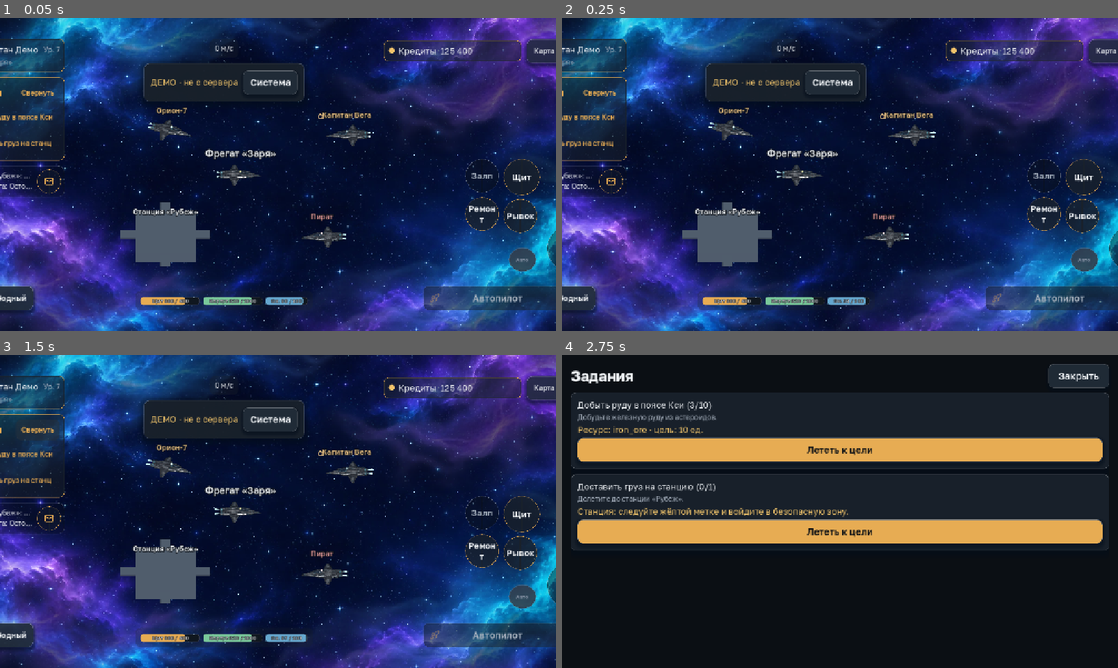
Above: before the commit, frames 1-4 (two rows, left to right).
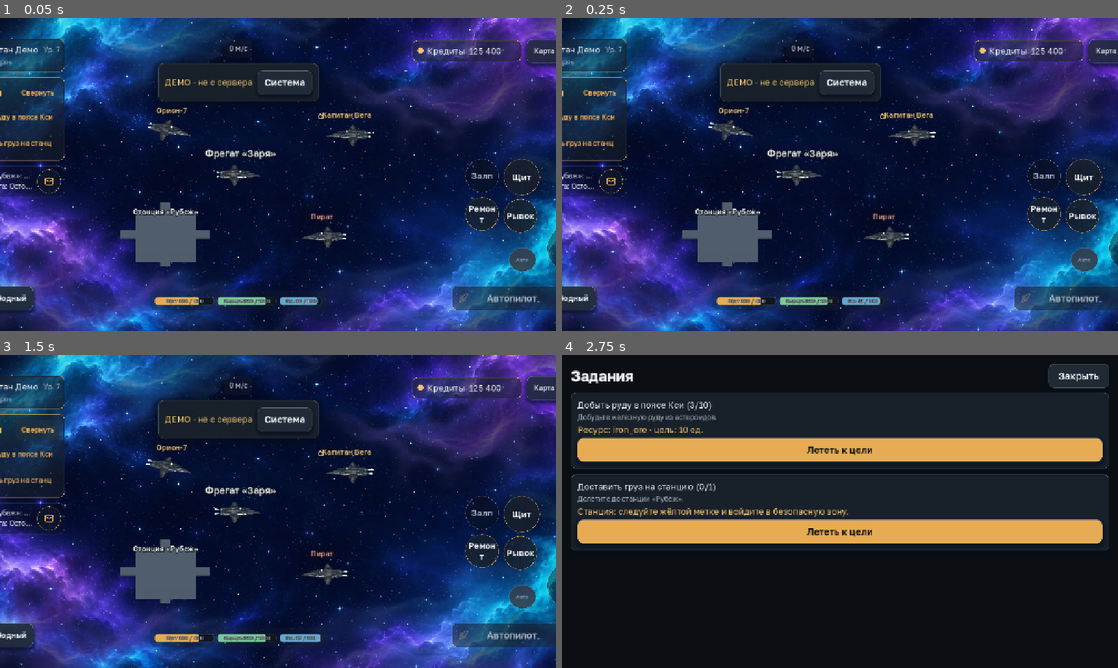
Above: after the commit, the same moments.

Repository: maillunex-lang/CosmocRPG
Game: Godot game, scene res://scenes/space.tscn
Same seed, same stepped clock (60 frames per second), same inputs: the game is played once before the commit and once after it. This scene is started directly instead of the project's main scene.
Inputs:
- Up to frame 1 (0.05 s): no input
- Up to frame 2 (0.25 s): no input
- Up to frame 3 (1.5 s): click "Свернуть" at 0.5 s; click "Развернуть" at 1.25 s
- Up to frame 4 (2.75 s): click "Добыть руду в поясе Кси (3/10)" at 2 s

The runs differ from the first frame. In frame 1, 2.6% of the frame differs, in the area x 24-97%, y 7-94%; in frame 2, 2.6%; in frame 3, 2.6%; in frame 4, nothing differs.

Commit message:
fix: scale combat fan inside mobile edge budget

Diff:
--- a/client/scripts/ui/hud.gd
+++ b/client/scripts/ui/hud.gd
@@ -330,7 +330,7 @@
 	# Правый боевой веер занимает больше обычной карточки: колонка должна быть не уже веера,
 	# иначе последние кнопки физически выходят за край Android viewport.
 	var left_w: float = 220.0 if not compact else 184.0
-	var right_w: float = 318.0 if not compact else 292.0
+	var right_w: float = 252.0 if not compact else 224.0
 	var columns := get_node("SafeArea/Columns") as HBoxContainer
 	var left_stack := columns.get_node("LeftStack") as Control
 	var center_stack := columns.get_node("CenterStack") as Control
@@ -357,6 +357,10 @@
 	elif compact:
 		compact_scale = 0.90
 	%CombatBlock.scale = Vector2.ONE * compact_scale
+	var skill_fan := get_node_or_null("SafeArea/Columns/RightStack/SkillFan") as Control
+	if skill_fan != null:
+		skill_fan.pivot_offset = Vector2.ZERO
+		skill_fan.scale = Vector2.ONE * minf(1.0, right_w / 312.0)
 	_reflow_layout()
 
 
